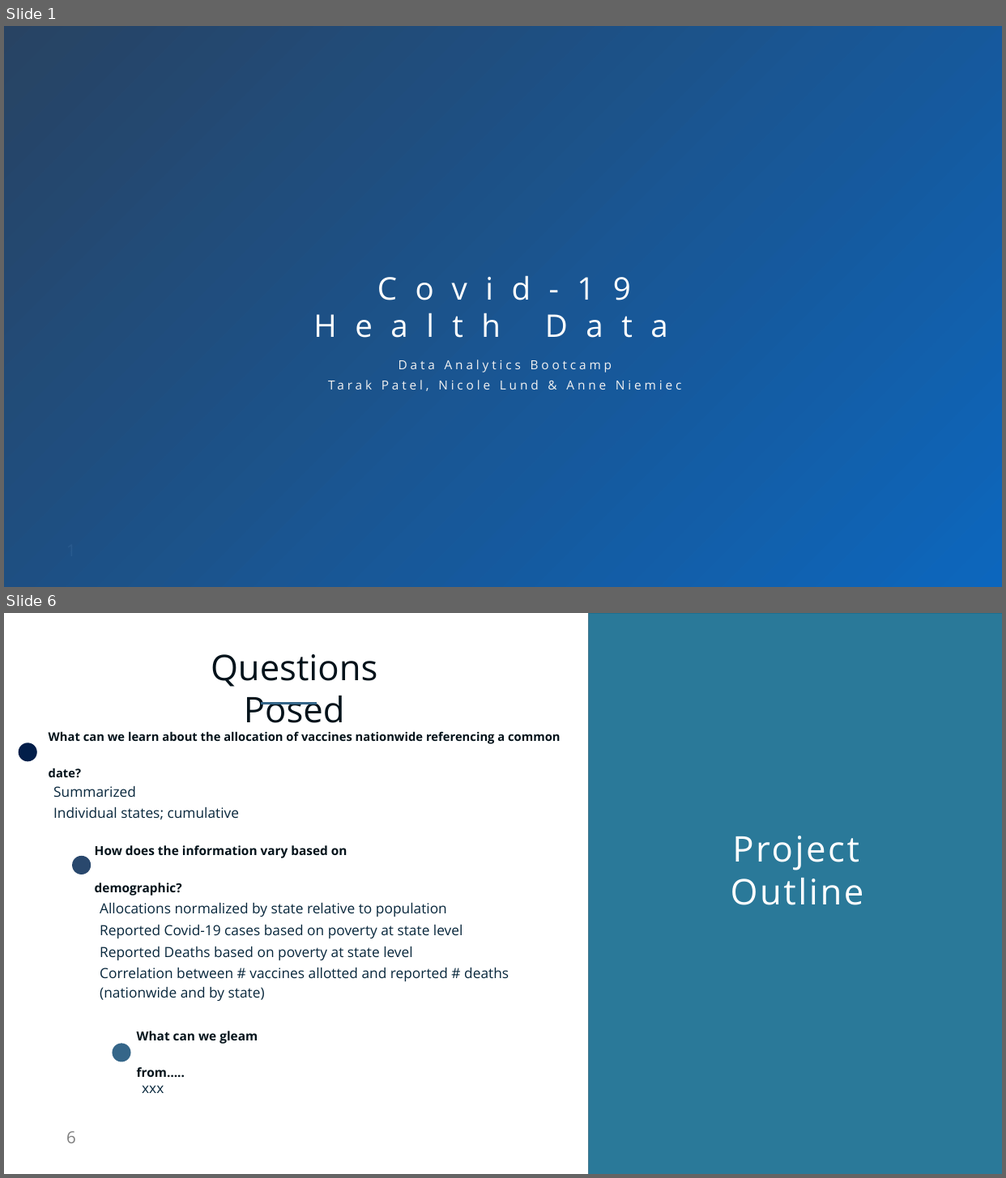
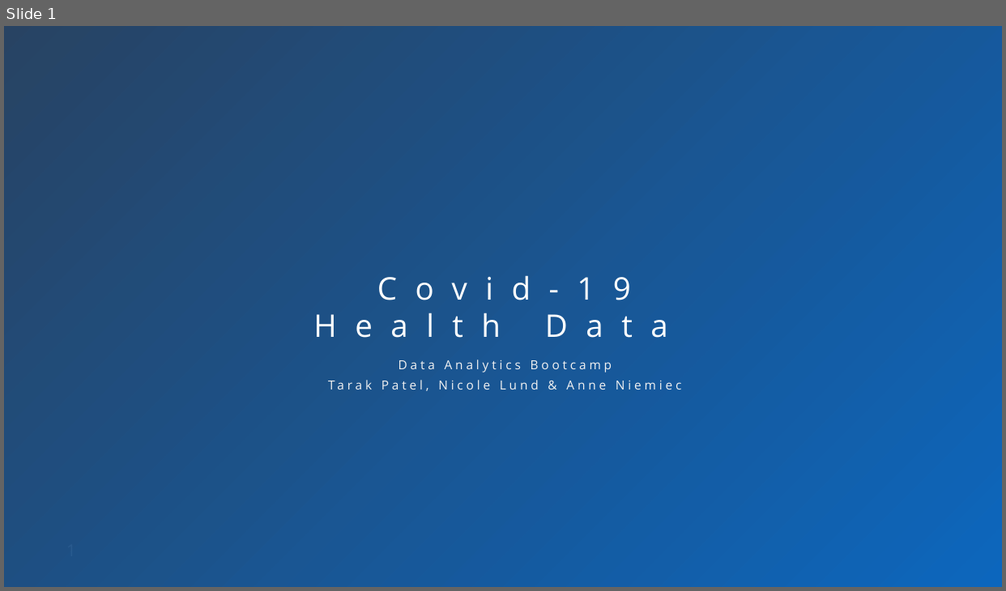
Before and after one commit to AnneNiemiec/Project_One, a slide deck: presentation/Project_one.pptx. Shown one above the other, each under a label of ours: slides 1 and 6 before the commit, slide 1 after it; the slides between them are not shown. The pictures are 1006x1178 and 1006x591 pixels, drawn with LibreOffice and Linux fonts; fonts in the diff are those of the drawing; grey boxes stand for pictures; background and template pictures are left out; a plain dark background stands for a picture behind light text. Boxes give left, top, right and bottom in pixels: in the first picture for what was removed or moved away, otherwise in the second. Text is boxed around its words. In the diff, an @@ line names an element or a change of style, - is before the commit and + after.

```diff
--- a/presentation/Project_one.pptx
+++ b/presentation/Project_one.pptx
@@ slide 6 removed at (x1=4, y1=613, x2=1002, y2=1174), background #FFFFFF; not listed: 1 template element that a slide beside it also shows @@
@@ picture removed at (x1=588, y1=613, x2=1002, y2=1174) @@
@@ rectangle removed at (x1=588, y1=613, x2=1002, y2=1174) @@
@@ text removed at (x1=211, y1=654, x2=377, y2=732) @@
-Questions Posed
@@ line removed from (261, 704) to (317, 704) @@
@@ text removed at (x1=49, y1=731, x2=560, y2=744) @@
-What can we learn about the allocation of vaccines nationwide referencing a common date?
@@ ellipse removed at (x1=19, y1=743, x2=37, y2=761) @@
@@ text removed at (x1=53, y1=786, x2=240, y2=820) @@
-Summarized
-Individual states; cumulative
@@ text removed at (x1=95, y1=845, x2=347, y2=896) @@
-How does the information vary based on demographic?
@@ text removed at (x1=731, y1=836, x2=864, y2=905) @@
-Project Outline
@@ ellipse removed at (x1=72, y1=856, x2=91, y2=875) @@
@@ text removed at (x1=100, y1=902, x2=509, y2=1001) @@
-Allocations normalized by state relative to population
-Reported Covid-19 cases based on poverty at state level
-Reported Deaths based on poverty at state level
-Correlation between # vaccines allotted and reported # deaths (nationwide and by state)
@@ ellipse removed at (x1=113, y1=1043, x2=131, y2=1063) @@
@@ text removed at (x1=137, y1=1031, x2=258, y2=1078) @@
-What can we gleam from…..
@@ text removed at (x1=142, y1=1085, x2=164, y2=1093) @@
-xxx
```
Also in this commit, not shown: 6 slides changed, 8 slides added, 19 other slides removed, 2 other files.
